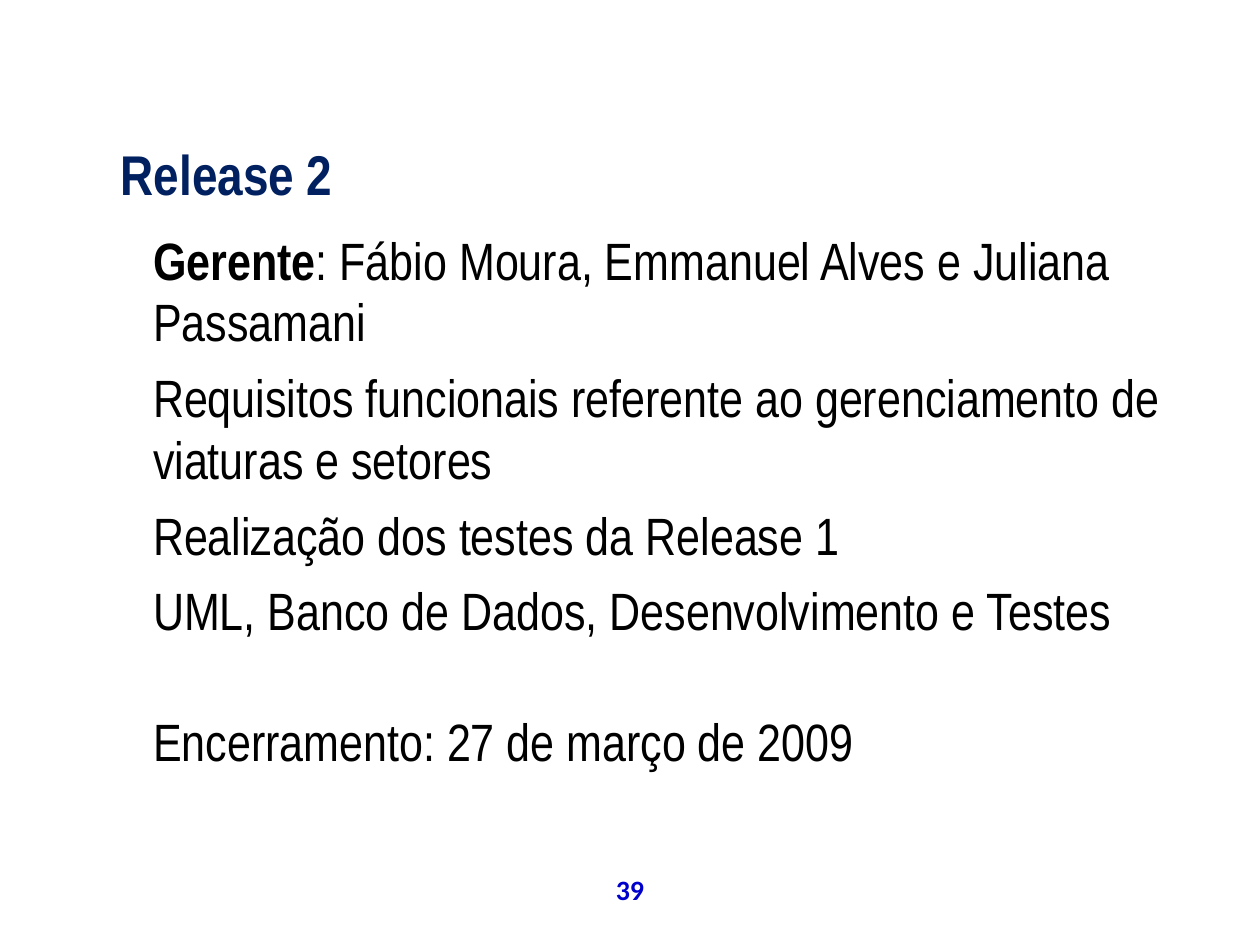
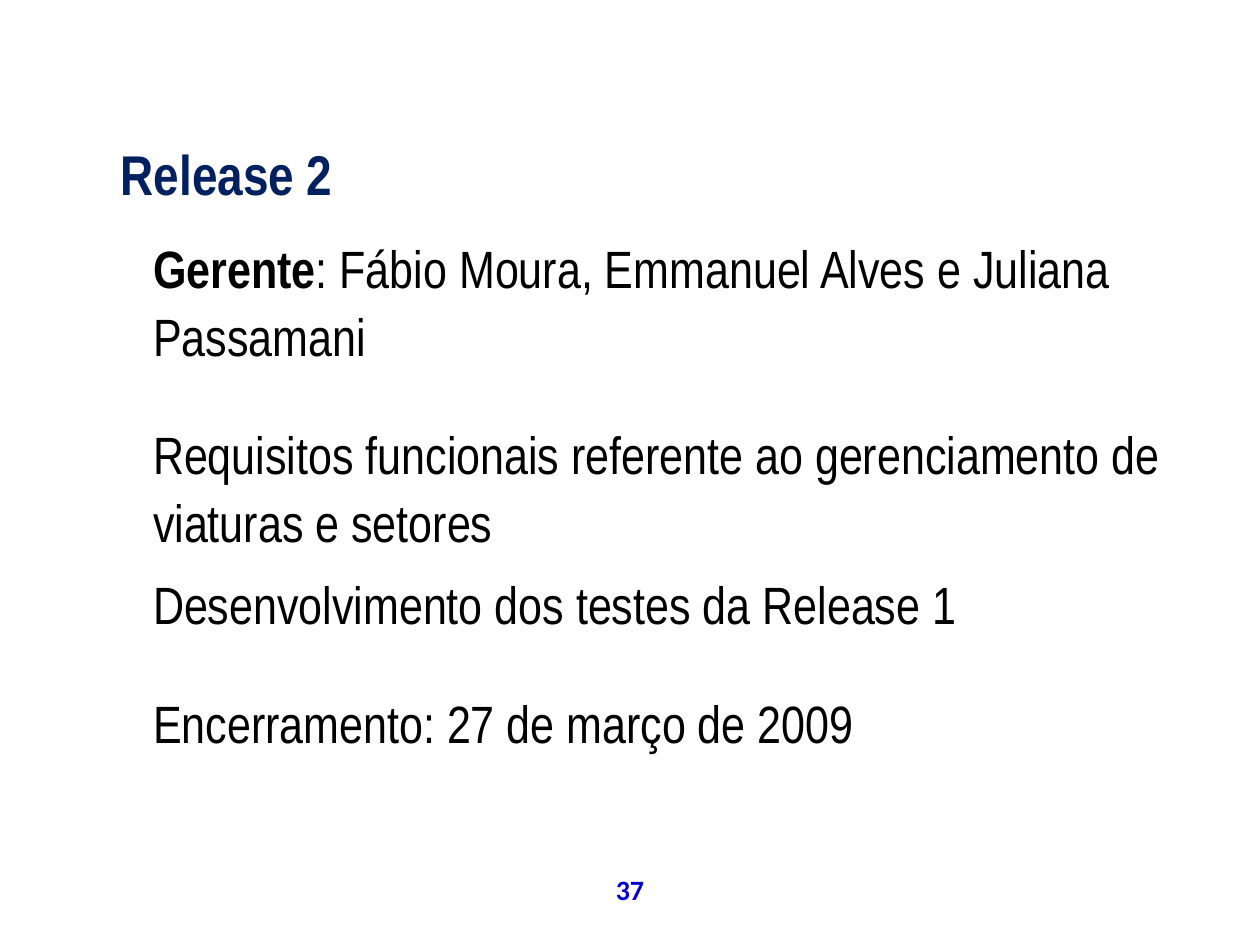
Before and after one commit to theoziran/sislodim, a slide deck: slide 37 of documentos/ProjetoPSA/Apresentação Final.ppt (slide 39 before the commit). Drawn at 1260x945 pixels with LibreOffice and Linux fonts; fonts in the diff are those of the drawing; background and template pictures are left out. Boxes give left, top, right and bottom in pixels: in the first picture for what was removed or moved away, otherwise in the second. Text is boxed around its words. In the diff, an @@ line names an element or a change of style, - is before the commit and + after.

```diff
--- a/documentos/ProjetoPSA/Apresentação Final.ppt
+++ b/documentos/ProjetoPSA/Apresentação Final.ppt
@@ text at [153, 249, 1160, 753]: line spacing 0.98 to 1.08 @@
@@ text at [153, 586, 956, 625]: text changed @@
-Realização dos testes da Release 1
-UML, Banco de Dados, Desenvolvimento e Testes
+Desenvolvimento dos testes da Release 1
@@ page number at [616, 881, 644, 900]: text changed @@
-39
+37
```
Also in this commit, not shown: 34 other slides changed, 21 slides added, 21 slides removed.
